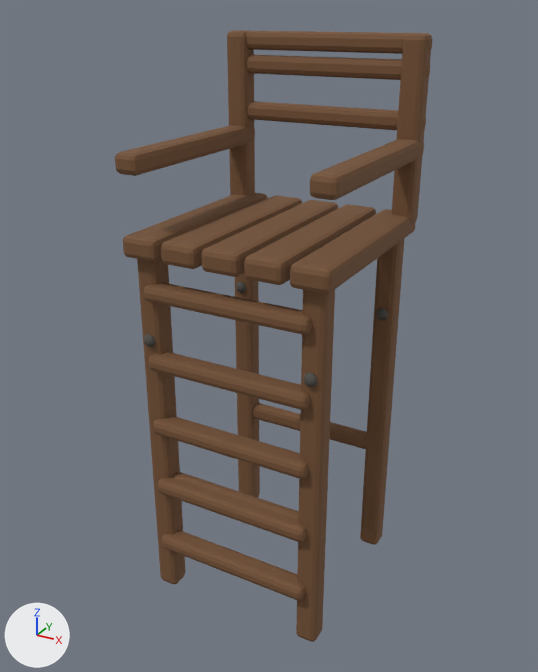
The Blender file assets-src/rooms/spa/SpaChair.blend, before and after one commit.
Both versions are drawn from a 50 mm camera at (0.926, -1.729, 1.658) aimed at (-0.019, -0.011, 0.799). Lighting does not change. The marker at lower left points along +X, +Y and +Z. The first picture is the older version.

In view in the first picture: 'SpaChair'.
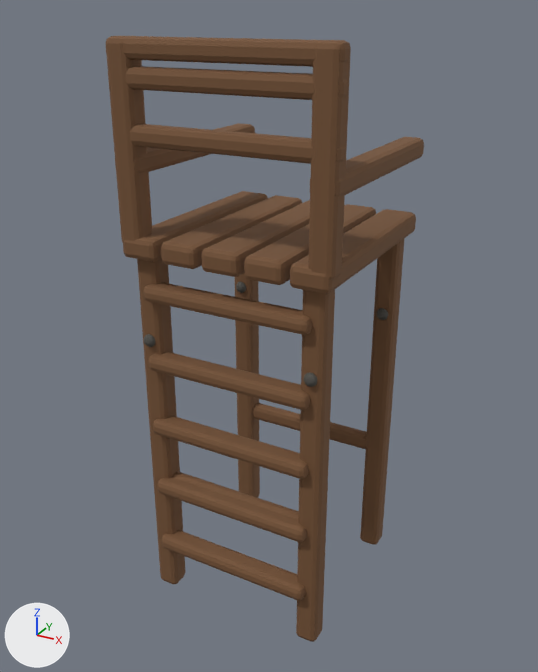
The edits, one by one:
me_cube_023 has 1872 vertices, 1882 faces and spans x -0.3..0.3, y -0.3..0.3, z 0.0..1.6.
me_cube_023 is used by ob_spachair; location (0.0, 0.0, 0.0).
me_cube_023 part 1: the loose piece of 56 vertices spanning x -0.3..-0.23, y 0.23..0.3, z 1.1..1.6 is moved by (0.0, -0.53, 0.0).
me_cube_023 part 2: the loose piece of 56 vertices spanning x 0.23..0.3, y 0.23..0.3, z 1.1..1.6 is moved by (0.0, -0.53, 0.0).
me_cube_023 part 3: the loose piece of 56 vertices spanning x -0.3..0.3, y 0.24..0.29, z 1.36..1.4 is moved by (0.0, -0.54, 0.0).
me_cube_023 part 4: the loose piece of 56 vertices spanning x -0.3..0.3, y 0.24..0.29, z 1.49..1.53 is moved by (0.0, -0.54, 0.0).
me_cube_023 part 5: the loose piece of 56 vertices spanning x -0.3..0.3, y 0.24..0.29, z 1.55..1.6 is moved by (0.0, -0.54, 0.0).

Location of each change, [x1, y1, x2, y2] in pixels of the pictures (538 x 672 px; the box of a moved part takes in the faces that stretch with it):
'SpaChair', reshaped
    before: [115, 30, 433, 642]
    after: [106, 36, 424, 642]
part 1 of me_cube_023, moved or reshaped
    before: [227, 30, 255, 196]
    after: [106, 36, 153, 242]
part 2 of me_cube_023, moved or reshaped
    before: [392, 33, 431, 225]
    after: [309, 40, 351, 280]
part 3 of me_cube_023, moved or reshaped
    before: [247, 101, 426, 130]
    after: [129, 124, 345, 164]
part 4 of me_cube_023, moved or reshaped
    before: [247, 55, 430, 80]
    after: [108, 66, 348, 100]
part 5 of me_cube_023, moved or reshaped
    before: [233, 30, 433, 54]
    after: [123, 36, 349, 67]
